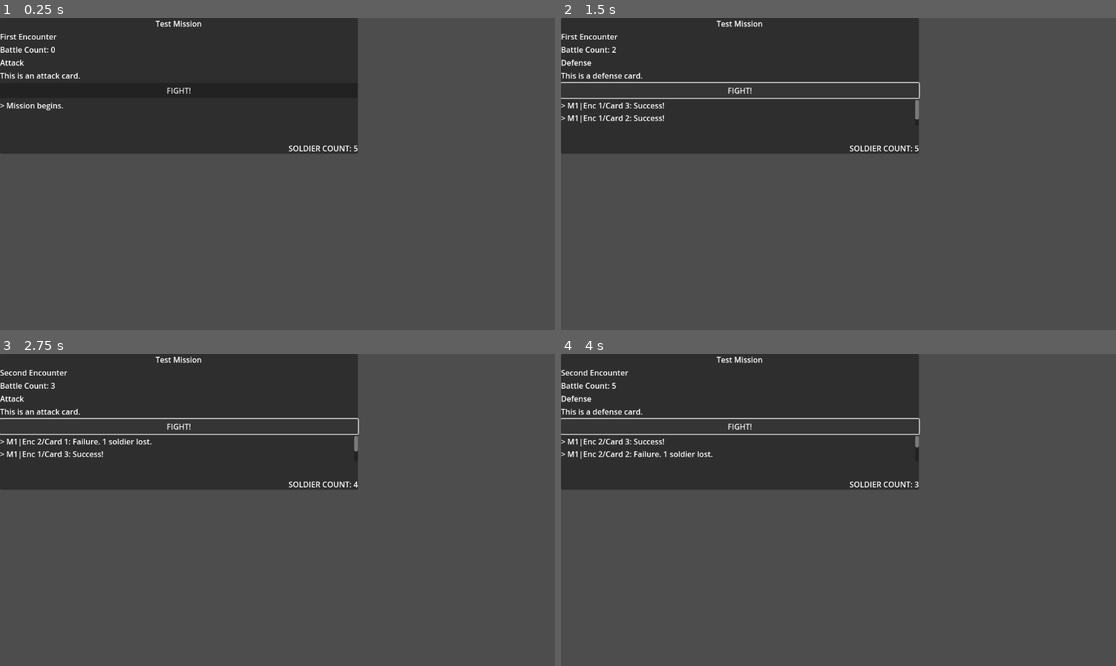
Above: before the commit, frames 1-4 (two rows, left to right).
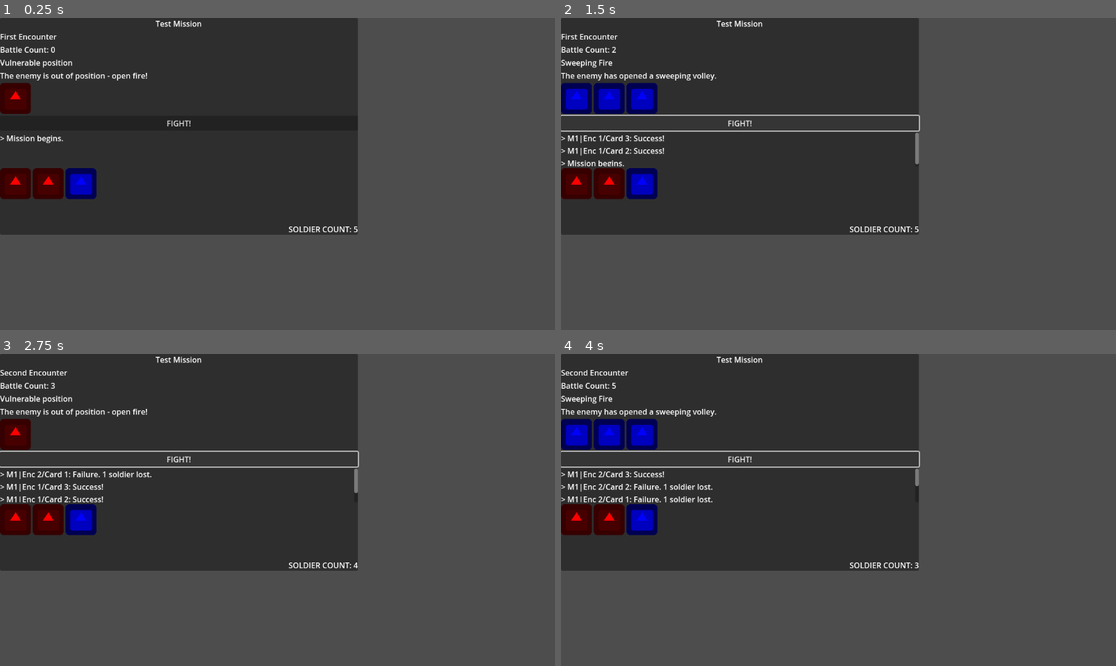
Above: after the commit, the same moments.

Repository: Shoes01/crying-suns-like
Game: Godot game, scene res://Main.tscn
Same seed, same stepped clock (60 frames per second), same inputs: the game is played once before the commit and once after it. The engine's default icon, where the game draws it, is replaced by a stand-in: a white triangle on a blue panel in a dark square.
Inputs:
- Up to frame 1 (0.25 s): no input
- Up to frame 2 (1.5 s): click "FIGHT!" at 0.5 s; click "FIGHT!" at 1.25 s
- Up to frame 3 (2.75 s): click "FIGHT!" at 2 s
- Up to frame 4 (4 s): tap Enter at 2.75 s; tap Space at 3.5 s

The runs differ from the first frame. In frame 1, 18% of the frame differs, in the area x 0-65%, y 13-70%; in frame 2, 21%; in frame 3, 20%; in frame 4, 21%.

Commit message:
New: Support displaying which icons are present in units and cards
Icons are not part of combat logic yet.

Diff:
--- a/Main.gd
+++ b/Main.gd
@@ -10,6 +10,19 @@
 
 func _ready() -> void:
 	update_UI()
+	# Update unit icons (just player for now)
+	var unit_icons: Array = get_tree().get_nodes_in_group("UnitIcons")
+	## Turn off all icons.
+	for icon in unit_icons:
+		icon.set_visible(false)
+	## Turn on and set unit icons.
+	var this_units_icons: Array = player.icons
+	var iterator = 0
+	for icon in this_units_icons:
+		unit_icons[iterator].set_visible(true)
+		unit_icons[iterator].set_modulate(icon.color)
+		unit_icons[iterator].set_texture(load(icon.sprite_path))
+		iterator += 1
 
 
 func update_UI() -> void:
@@ -22,6 +35,19 @@
 	var soldier_count_text = "SOLDIER COUNT: " + str(player.soldier_count)
 	$Panel/VBoxContainer/SoldierCount.set_text(soldier_count_text)
 
+	# Update card icons.
+	var icons: Array = get_tree().get_nodes_in_group("Icons")
+	## Turn off all the icons.
+	for icon in icons:
+		icon.set_visible(false)
+	## Turn on and set the card icons.
+	var card_icons: Array = mission.encounters[encounter_counter].cards[card_counter].icons
+	var iterator = 0
+	for card_icon in card_icons:
+		icons[iterator].set_texture(load(card_icon.sprite_path))
+		icons[iterator].set_modulate(card_icon.color)
+		icons[iterator].set_visible(true)
+		iterator += 1
 
 func _on_FightButton_pressed() -> void:
 	var success : bool
--- a/Main.tscn
+++ b/Main.tscn
@@ -1,13 +1,14 @@
-[gd_scene load_steps=2 format=3 uid="uid://bqd0j524wo2p6"]
+[gd_scene load_steps=3 format=3 uid="uid://bqd0j524wo2p6"]
 
 [ext_resource type="Script" path="res://Main.gd" id="1"]
+[ext_resource type="Texture2D" uid="uid://di15ddqt34n3c" path="res://icon.png" id="2_dy1nb"]
 
 [node name="Main" type="Node2D"]
 script = ExtResource("1")
 
 [node name="Panel" type="Panel" parent="."]
 offset_right = 743.0
-offset_bottom = 282.0
+offset_bottom = 450.0
 size_flags_horizontal = 3
 size_flags_vertical = 3
 
@@ -36,7 +37,7 @@
 [node name="Card" type="VBoxContainer" parent="Panel/VBoxContainer"]
 offset_top = 90.0
 offset_right = 743.0
-offset_bottom = 146.0
+offset_bottom = 170.0
 grow_horizontal = 2
 
 [node name="CardTitle" type="Label" parent="Panel/VBoxContainer/Card"]
@@ -50,16 +51,42 @@
 offset_bottom = 56.0
 text = "Card Description."
 
+[node name="IconContainer" type="HBoxContainer" parent="Panel/VBoxContainer/Card"]
+custom_minimum_size = Vector2(0, 20)
+offset_top = 60.0
+offset_right = 743.0
+offset_bottom = 80.0
+
+[node name="Icon1" type="TextureRect" parent="Panel/VBoxContainer/Card/IconContainer" groups=["Icons"]]
+visible = false
+offset_right = 64.0
+offset_bottom = 64.0
+texture = ExtResource("2_dy1nb")
+
+[node name="Icon2" type="TextureRect" parent="Panel/VBoxContainer/Card/IconContainer" groups=["Icons"]]
+visible = false
+offset_left = 68.0
+offset_right = 132.0
+offset_bottom = 64.0
+texture = ExtResource("2_dy1nb")
+
+[node name="Icon3" type="TextureRect" parent="Panel/VBoxContainer/Card/IconContainer" groups=["Icons"]]
+visible = false
+offset_left = 136.0
+offset_right = 200.0
+offset_bottom = 64.0
+texture = ExtResource("2_dy1nb")
+
 [node name="FightButton" type="Button" parent="Panel/VBoxContainer"]
-offset_top = 150.0
+offset_top = 174.0
 offset_right = 743.0
-offset_bottom = 181.0
+offset_bottom = 205.0
 text = "FIGHT!"
 
 [node name="Control" type="ScrollContainer" parent="Panel/VBoxContainer"]
-offset_top = 185.0
+offset_top = 209.0
 offset_right = 743.0
-offset_bottom = 231.0
+offset_bottom = 325.0
 size_flags_vertical = 3
 
 [node name="Log" type="Label" parent="Panel/VBoxContainer/Control"]
@@ -67,10 +94,33 @@
 offset_bottom = 26.0
 text = "> Mission begins."
 
+[node name="UnitIcons" type="HBoxContainer" parent="Panel/VBoxContainer"]
+offset_top = 329.0
+offset_right = 743.0
+offset_bottom = 329.0
+
+[node name="UnitIcon1" type="TextureRect" parent="Panel/VBoxContainer/UnitIcons" groups=["UnitIcons"]]
+visible = false
+offset_right = 64.0
+offset_bottom = 64.0
+texture = ExtResource("2_dy1nb")
+
+[node name="UnitIcon2" type="TextureRect" parent="Panel/VBoxContainer/UnitIcons" groups=["UnitIcons"]]
+visible = false
+offset_right = 64.0
+offset_bottom = 64.0
+texture = ExtResource("2_dy1nb")
+
+[node name="UnitIcon3" type="TextureRect" parent="Panel/VBoxContainer/UnitIcons" groups=["UnitIcons"]]
+visible = false
+offset_right = 64.0
+offset_bottom = 64.0
+texture = ExtResource("2_dy1nb")
+
 [node name="SoldierCount" type="Label" parent="Panel/VBoxContainer"]
-offset_top = 235.0
+offset_top = 333.0
 offset_right = 743.0
-offset_bottom = 282.0
+offset_bottom = 450.0
 size_flags_vertical = 7
 text = "SOLDIER COUNT: 0"
 horizontal_alignment = 2
--- a/Player.gd
+++ b/Player.gd
@@ -3,6 +3,12 @@
 
 var soldier_count = 5
 
+# Icons.
+# I am putting this here until I create actual Units.
+var open_fire_icon = preload("res://icons/OpenFireIcon.gd")
+var take_cover_icon = preload("res://icons/TakeCoverIcon.gd")
+
+var icons = [open_fire_icon.new(), open_fire_icon.new(), take_cover_icon.new()]
 
 func _ready() -> void:
 	print("Player ready.")
--- a/cards/AttackCard.gd
+++ b/cards/AttackCard.gd
@@ -2,5 +2,6 @@
 extends Card
 
 func _init() -> void:
-	title = "Attack"
-	description = "This is an attack card."
+	title = "Vulnerable position"
+	description = "The enemy is out of position - open fire!"
+	icons = [open_fire_icon.new()]
--- a/cards/BaseCard.gd
+++ b/cards/BaseCard.gd
@@ -1,5 +1,9 @@
 class_name Card
 extends Node
 
-var title = "base card title"
-var description = "base card description"
+var title := "base card title"
+var description := "base card description"
+var icons := []
+
+var open_fire_icon = preload("res://icons/OpenFireIcon.gd")
+var take_cover_icon = preload("res://icons/TakeCoverIcon.gd")
--- a/cards/DefenseCard.gd
+++ b/cards/DefenseCard.gd
@@ -2,5 +2,6 @@
 extends Card
 
 func _init() -> void:
-	title = "Defense"
-	description = "This is a defense card."
+	title = "Sweeping Fire"
+	description = "The enemy has opened a sweeping volley."
+	icons = [take_cover_icon.new(), take_cover_icon.new(), take_cover_icon.new()]
--- /dev/null
+++ b/icons/BaseIcon.gd
@@ -0,0 +1,8 @@
+class_name Icon
+extends Node
+
+
+var sprite_path := "res://icon.png"
+var title := "base icon title"
+var description := "base icon description"
+var color := Color("yellow")
--- /dev/null
+++ b/icons/OpenFireIcon.gd
@@ -0,0 +1,9 @@
+class_name OpenFireIcon
+extends Icon
+
+
+func _init() -> void:
+	sprite_path = "res://icon.png"
+	title = "Open Fire!"
+	description = "Open fire on the enemy position."
+	color = Color("red")
--- /dev/null
+++ b/icons/TakeCoverIcon.gd
@@ -0,0 +1,9 @@
+class_name TakeCoverIcon
+extends Icon
+
+
+func _init() -> void:
+	sprite_path = "res://icon.png"
+	title = "Take Cover!"
+	description = "Take cover from enemy fire."
+	color = Color("blue")
--- a/project.godot
+++ b/project.godot
@@ -35,6 +35,11 @@
 "path": "res://encounters/FirstEncounter.gd"
 }, {
 "base": "Node",
+"class": &"Icon",
+"language": &"GDScript",
+"path": "res://icons/BaseIcon.gd"
+}, {
+"base": "Node",
 "class": &"Mission",
 "language": &"GDScript",
 "path": "res://missions/BaseMission.gd"
@@ -43,6 +48,11 @@
 "class": &"NewMission",
 "language": &"GDScript",
 "path": "res://missions/NewMission.gd"
+}, {
+"base": "Icon",
+"class": &"OpenFireIcon",
+"language": &"GDScript",
+"path": "res://icons/OpenFireIcon.gd"
 }, {
 "base": "Node",
 "class": &"Player",
@@ -53,6 +63,11 @@
 "class": &"SecondEncounter",
 "language": &"GDScript",
 "path": "res://encounters/SecondEncounter.gd"
+}, {
+"base": "Icon",
+"class": &"TakeCoverIcon",
+"language": &"GDScript",
+"path": "res://icons/TakeCoverIcon.gd"
 }]
 _global_script_class_icons={
 "AttackCard": "",
@@ -60,10 +75,13 @@
 "DefenseCard": "",
 "Encounter": "",
 "FirstEncounter": "",
+"Icon": "",
 "Mission": "",
 "NewMission": "",
+"OpenFireIcon": "",
 "Player": "",
-"SecondEncounter": ""
+"SecondEncounter": "",
+"TakeCoverIcon": ""
 }
 
 [application]
